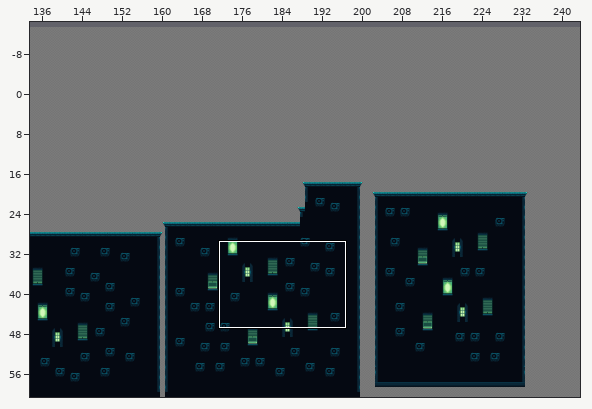
One commit to this Tiled map: NYMUS/Assets/TileMaps/Fase Musica/Mapa musica.tmx. The first picture is a wide view before the edit; the outline marks the close-up.
Close-up. The starting point:
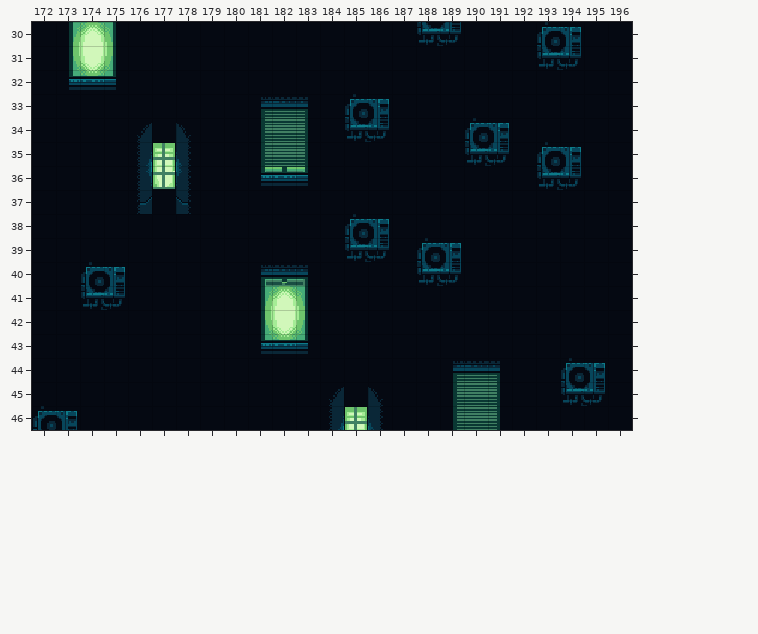
Cells are 16x16 px. Shown: x 172..196, y 30..46. The commit also changed other parts of the map, which this record leaves out.
After the commit:
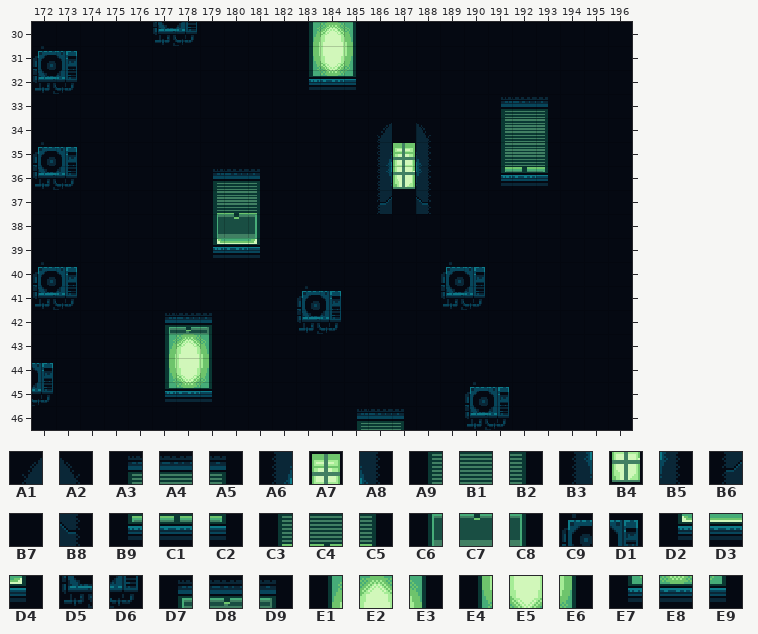
Key: from "tileset Musica": A1 27, A2 29, A3 38, A4 39, A5 40, A6 51, A7 52, A8 53, A9 62, B1 63, B2 64, B3 75, B4 76, B5 77, B6 99, B7 100, B8 101, B9 110, C1 111, C2 112, C3 182, C4 183, C5 184, C6 206, C7 207, C8 208, C9 227, D1 228, D2 230, D3 231, D4 232, D5 251, D6 252, D7 278, D8 279, D9 280, E1 302, E2 303, E3 304, E4 326, E5 327, E6 328, E7 350, E8 351, E9 352.
__ is an empty cell.
Tiles replaced or removed in this view: A1, A2, A3, A4, A5, A6, A7, A8, A9, B1, B2, B3, B4, B5, B6, B7, B8, B9, C1, C2, C9, D1, D5, D6, D7, D8, D9, E1, E2, E3, E4, E5, E6, E7, E8, E9.
Difference:
Changed rows in their new state; .. is an unchanged cell.
Layer "Chao":
first column x 172:
30 .. B7 B7 B7 .. D5 D6 .. .. .. .. E1 E2 E3 .. .. B7 B7 .. .. .. B7 B7 ..
31 C9 D1 B7 B7 .. .. .. .. .. .. .. E4 E5 E6 .. .. .. .. .. .. .. B7 B7 ..
32 D5 D6 B7 B7 .. .. .. .. .. .. .. E7 E8 E9 .. .. .. .. .. .. .. .. .. ..
33 .. .. .. .. .. .. .. .. .. B7 B7 B7 .. B7 B7 .. .. .. .. A3 A4 A5 .. ..
34 .. .. .. .. B7 .. B7 .. .. B7 B7 B7 .. B7 A1 .. A2 .. B7 A9 B1 B2 .. ..
35 C9 D1 .. .. B7 B7 B7 .. .. B7 B7 B7 .. .. A6 A7 A8 .. B7 A9 B1 B2 B7 ..
36 D5 D6 .. .. B7 B7 B7 A3 A4 A5 B7 B7 .. .. B3 B4 B5 .. .. B9 C1 C2 B7 ..
37 .. .. .. .. B7 .. B7 C3 C4 C5 .. .. .. .. B6 .. B8 .. .. .. .. .. .. ..
38 .. .. .. .. .. .. .. C6 C7 C8 .. .. .. B7 B7 .. .. .. .. .. .. .. .. ..
39 .. .. .. .. .. .. .. D2 D3 D4 .. .. .. B7 B7 .. B7 B7 .. .. .. .. .. ..
40 C9 D1 B7 B7 .. .. .. .. .. B7 B7 B7 .. .. .. .. B7 C9 D1 .. .. .. .. ..
41 D5 D6 B7 B7 .. .. .. .. .. B7 B7 C9 D1 .. .. .. .. D5 D6 .. .. .. .. ..
42 .. .. .. .. .. D7 D8 D9 .. B7 B7 D5 D6 .. .. .. .. .. .. .. .. .. .. ..
43 .. .. .. .. .. E1 E2 E3 .. B7 B7 B7 .. .. .. .. .. .. .. .. .. .. .. ..
44 D1 .. .. .. .. E4 E5 E6 .. .. .. .. .. .. .. .. .. B7 B7 B7 .. .. B7 B7
45 D6 .. .. .. .. E7 E8 E9 .. .. .. .. B7 .. B7 .. .. B7 C9 D1 .. .. B7 B7
46 B7 B7 .. .. .. .. .. .. .. .. .. .. B7 A3 A4 A5 .. B7 D5 D6 .. .. .. ..
Where, in picture pixels (left, top, right, bottom), the same in both close-ups:
changed: (33, 22, 116, 94)
changed: (137, 22, 605, 430)
changed: (33, 142, 77, 190)
changed: (33, 262, 125, 310)
changed: (32, 363, 77, 430)
